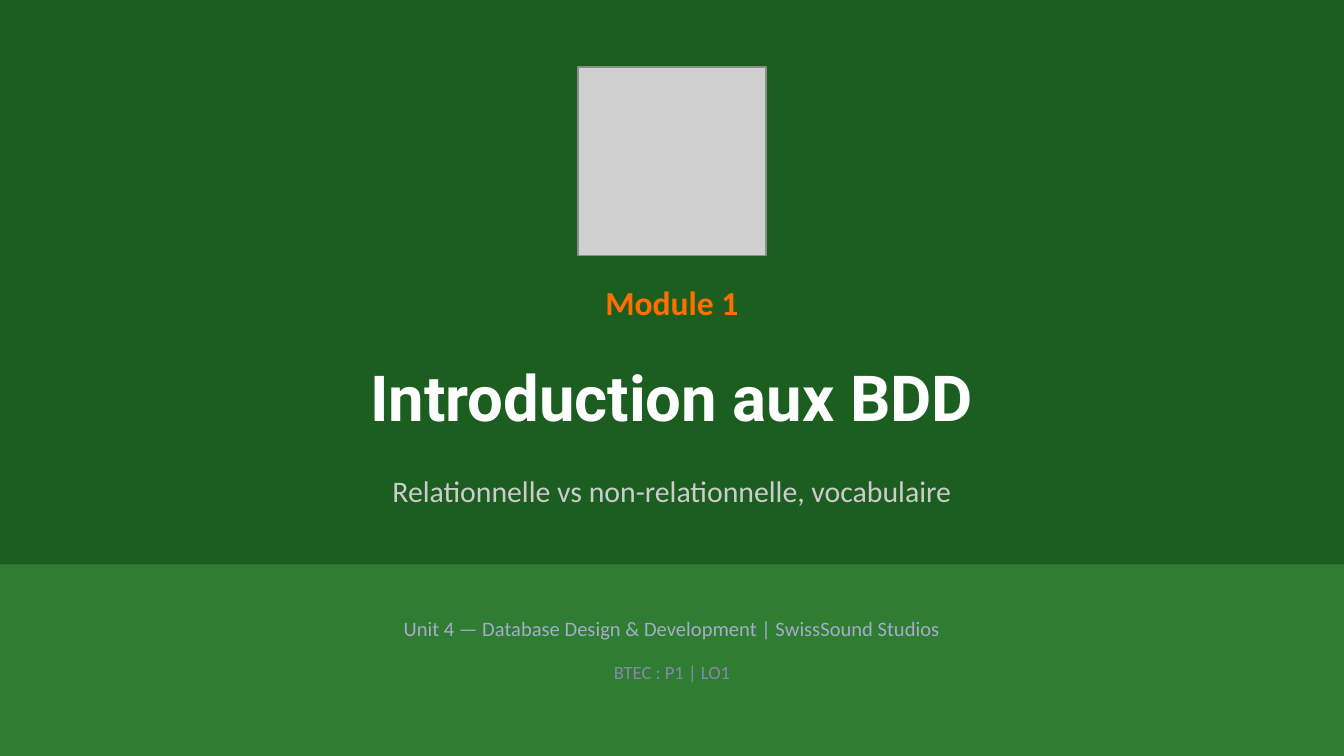
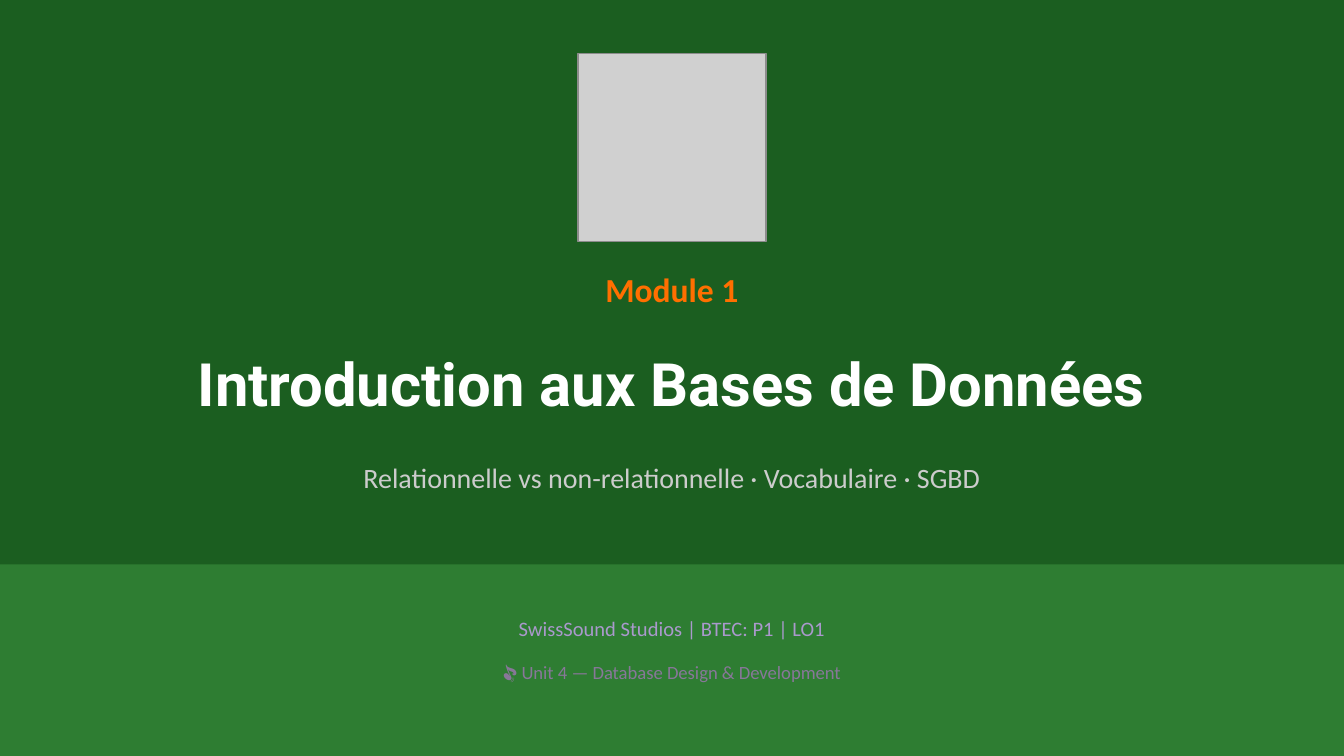
Before and after one commit to mbiTati/unit4_gamifie, a slide deck: slide 1 of pptx/Module01_Introduction_aux_BDD.pptx. Drawn at 1344x756 pixels with LibreOffice and Linux fonts; fonts in the diff are those of the drawing; grey boxes stand for pictures. Boxes give left, top, right and bottom in pixels: in the first picture for what was removed or moved away, otherwise in the second. Text is boxed around its words. In the diff, an @@ line names an element or a change of style, - is before the commit and + after.

```diff
--- a/pptx/Module01_Introduction_aux_BDD.pptx
+++ b/pptx/Module01_Introduction_aux_BDD.pptx
@@ picture: place and size @@
-picture at box(578, 67, 766, 255)
+picture at box(578, 54, 766, 242)
@@ text "Module 1": place and size @@
-text "Module 1" at box(605, 291, 738, 316)
+text "Module 1" at box(605, 278, 738, 303)
@@ text at box(198, 361, 1145, 407): text changed; size 34 to 32 pt @@
-Introduction aux BDD
+Introduction aux Bases de Données
@@ text at box(363, 468, 980, 488): text changed; size 16 to 15 pt @@
-Relationnelle vs non-relationnelle, vocabulaire
+Relationnelle vs non-relationnelle · Vocabulaire · SGBD
@@ text at box(519, 622, 824, 636): text changed; text colour #AAAACC to #AA99CC @@
-Unit 4 — Database Design & Development | SwissSound Studios
+SwissSound Studios | BTEC: P1 | LO1
@@ text at box(522, 666, 841, 682): text changed; text colour #8888AA to #887799 @@
-BTEC : P1 | LO1
+🎵 Unit 4 — Database Design & Development
```
Also in this commit, not shown: 3 other slides changed, 8 slides added, 4 slides removed, 18 other files.
